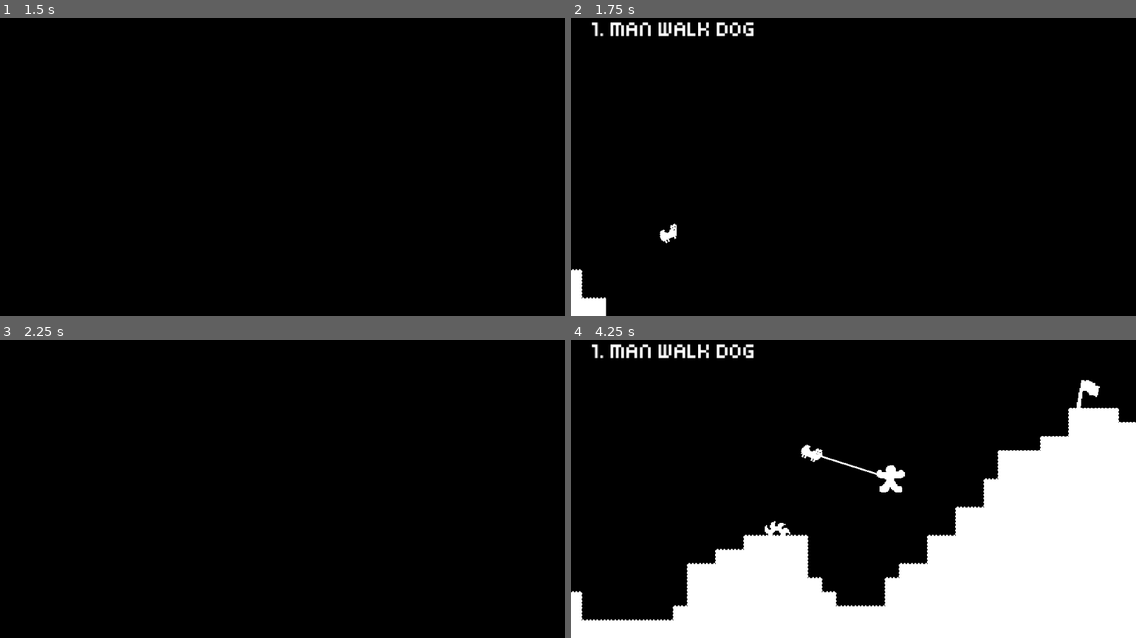
Above: before the commit, frames 1-4 (two rows, left to right).
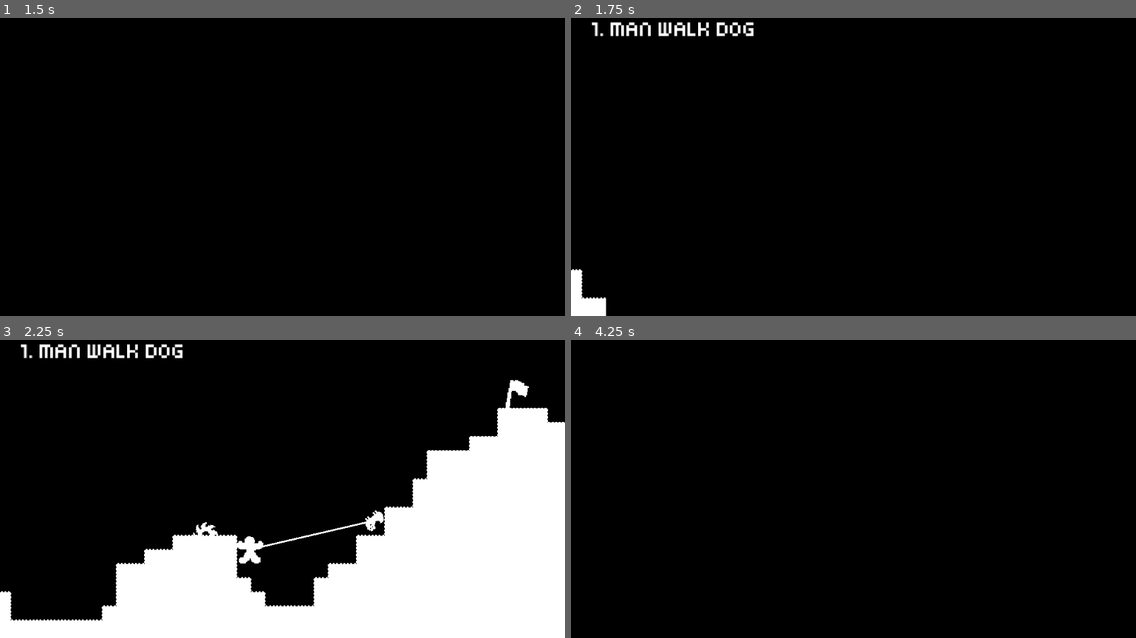
Above: after the commit, the same moments.

Repository: vanssnn/man-walk-dog
Game: Godot game, scene res://rooms/menu.tscn
The game is run twice, just before and just after one commit, with the same random seed, the same clock (stepped at 60 frames per second) and the same inputs.
Inputs (mouse positions are in pixels of both pictures, inside the frame that each line leads up to):
- Up to frame 1 (1.5 s): tap Enter at 0.5 s; hold D (move_right) from 0.53 s (still down); tap W (move_up) at 0.6, 0.77, 1.07, 1.35 s; click (282, 158) at 0.67 s; tap Space at 1.25 s; move the mouse to (169, 172) at 1.27 s
- Up to frame 2 (1.75 s): keep holding D (move_right); tap W (move_up) at 1.52 s
- Up to frame 3 (2.25 s): tap W (move_up) at 1.82, 2.1 s; move the mouse to (339, 408) at 2.02 s; release D (move_right) at 2.03 s; hold A (move_left) from 2.03 s (still down)
- Up to frame 4 (4.25 s): move the mouse to (825, 542) at 2.77 s; release A (move_left) at 2.78 s; hold D (move_right) from 2.78 s (still down); tap W (move_up) at 2.85, 3.02, 3.32, 3.6, 3.77, 4.07 s; click (825, 542) at 2.92 s; move the mouse to (1023, 527) at 3.52 s

Frame 1 is identical in both runs. In frame 2, 0.1% of the frame differs, in the area x 15-19%, y 68-76%; in frame 3, 36%, in the area x 0-100%, y 1-100%; in frame 4, 36%.

Commit message:
feat: add coyote time

Diff:
--- a/components/platformer_component.gd
+++ b/components/platformer_component.gd
@@ -4,6 +4,7 @@
 @onready var parent: CharacterBody2D = $".."
 @export var is_active: bool = true
 @onready var sprite: Sprite2D = null
+@onready var coyote_timer: Timer = $CoyoteTimer
 
 var gravity_dir: int = 1
 
@@ -15,6 +16,9 @@
 
 @export var SPEED = 300.0
 @export var JUMP_VELOCITY = -400.0
+
+# Coyote
+var can_jump: bool = true
 
 # Animation state tracking
 var is_jumping: bool = false
@@ -62,10 +66,18 @@
 		parent.velocity += parent.get_gravity() * delta
 
 	if is_active:
-		if Input.is_action_just_pressed("move_up") and parent.is_on_floor():
+		if Input.is_action_just_pressed("move_up") and can_jump:
+			can_jump = false
 			parent.velocity.y = JUMP_VELOCITY
 			is_jumping = true
 			start_jump_animation()
+
+		if can_jump == false and parent.is_on_floor() and parent.velocity.y >=0:
+			can_jump = true
+
+		if (parent.is_on_floor() == false) and can_jump and coyote_timer.is_stopped():
+			coyote_timer.start()
+
 		horizontal_movement()
 	else:
 		parent.velocity.x = move_toward(parent.velocity.x, 0, SPEED)
@@ -233,3 +245,7 @@
 	parent.velocity = Vector2.ZERO
 	gravity_dir = 1
 	parent.rotation_degrees = 0
+
+
+func _on_coyote_timer_timeout() -> void:
+	can_jump = false
--- a/components/platformer_component.tscn
+++ b/components/platformer_component.tscn
@@ -4,3 +4,8 @@
 
 [node name="PlatformerComponent" type="Node2D"]
 script = ExtResource("1_o2j65")
+
+[node name="CoyoteTimer" type="Timer" parent="."]
+wait_time = 0.2
+
+[connection signal="timeout" from="CoyoteTimer" to="." method="_on_coyote_timer_timeout"]
--- a/flag/flag_cb.tscn
+++ b/flag/flag_cb.tscn
@@ -6,8 +6,7 @@
 [ext_resource type="PackedScene" uid="uid://dfn5ltolnk4sa" path="res://components/platformer_component.tscn" id="2_ocdhv"]
 
 [sub_resource type="CapsuleShape2D" id="CapsuleShape2D_jkval"]
-radius = 8.0
-height = 32.0
+radius = 7.0
 
 [sub_resource type="RectangleShape2D" id="RectangleShape2D_4hyso"]
 size = Vector2(34, 42)
